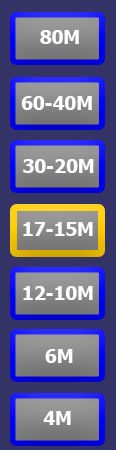
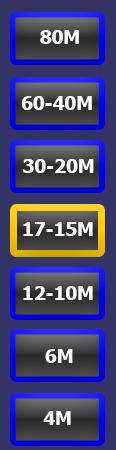
Before/after of a 116px x 450px layered artwork. What changed in the layer stack:
painted on "Button7" over [15, 398, 99, 441]
painted on "Button6" over [15, 334, 99, 377]
painted on "Button5" over [15, 272, 99, 315]
painted on "Button4" over [10, 211, 98, 253]
painted on "Button3" over [15, 145, 99, 188]
painted on "Button2" over [15, 82, 99, 125]
painted on "Button1" over [15, 17, 99, 60]